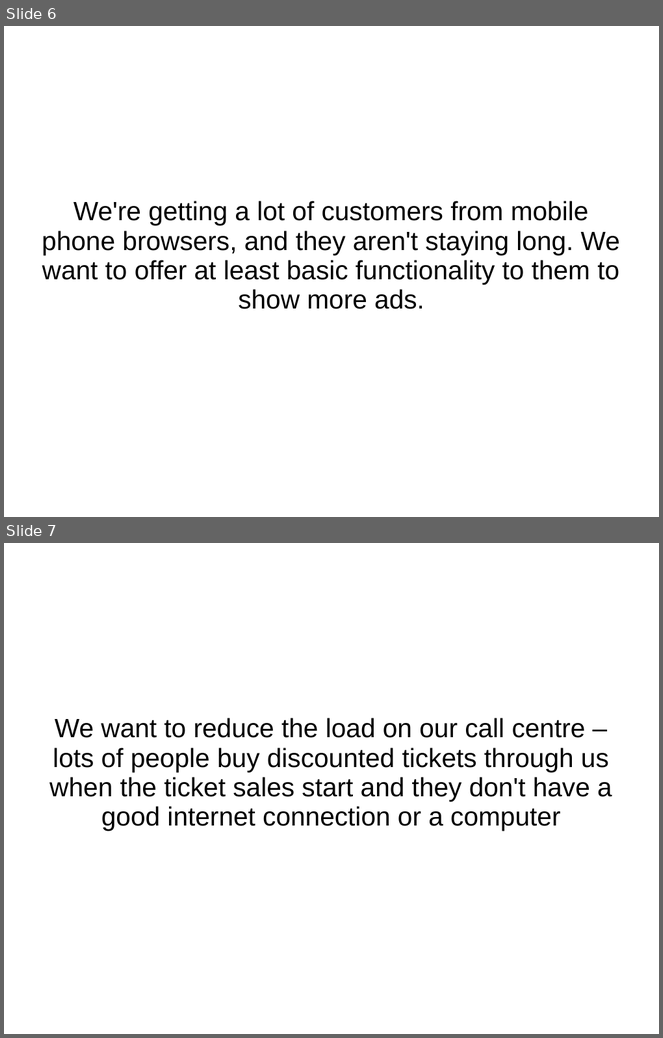
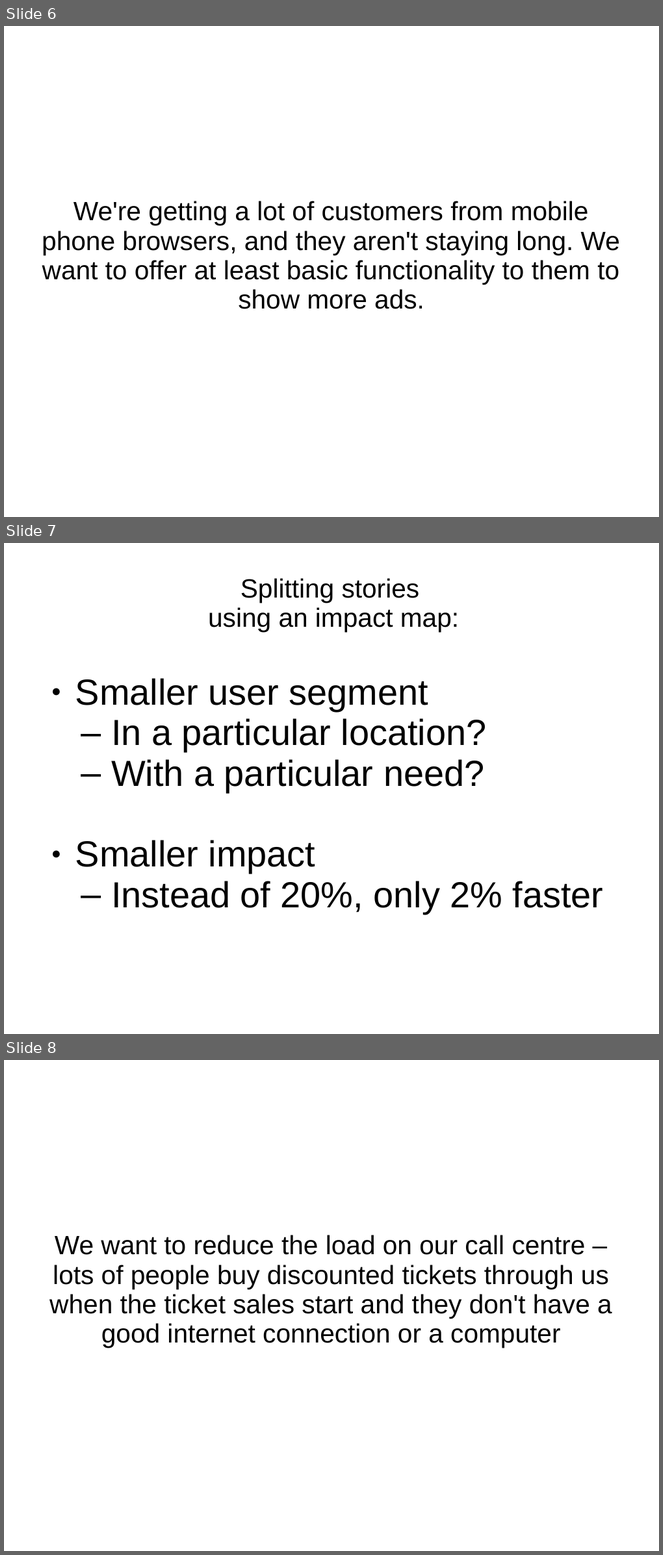
Before and after one commit to impactmapping/open-impact-mapping-workshop, a slide deck: educational-workshops/concerts-online/slides/exercises.ppt. Shown one above the other, each under a label of ours: slides 6 and 7 before the commit, slides 6, 7 and 8 after it. The pictures are 663x1038 and 663x1555 pixels, drawn with LibreOffice and Linux fonts; fonts in the diff are those of the drawing. Boxes give left, top, right and bottom in pixels: in the first picture for what was removed or moved away, otherwise in the second. Text is boxed around its words. In the diff, an @@ line names an element or a change of style, - is before the commit and + after.

```diff
--- a/educational-workshops/concerts-online/slides/exercises.ppt
+++ b/educational-workshops/concerts-online/slides/exercises.ppt
@@ slide 7 added at (x1=4, y1=543, x2=659, y2=1034), background #FFFFFF @@
@@ text added at (x1=208, y1=578, x2=459, y2=632), 32 pt, text #000000 @@
+Splitting stories
+using an impact map:
@@ text added at (x1=76, y1=678, x2=604, y2=914), 44 pt, text #000000 @@
+● Smaller user segment
+  – In a particular location?
+  – With a particular need?
+● Smaller impact
+  – Instead of 20%, only 2% faster
@@ what was slide 7 is now slide 8 @@
```
Also in this commit, not shown: 1 slide changed, 2 other files.
